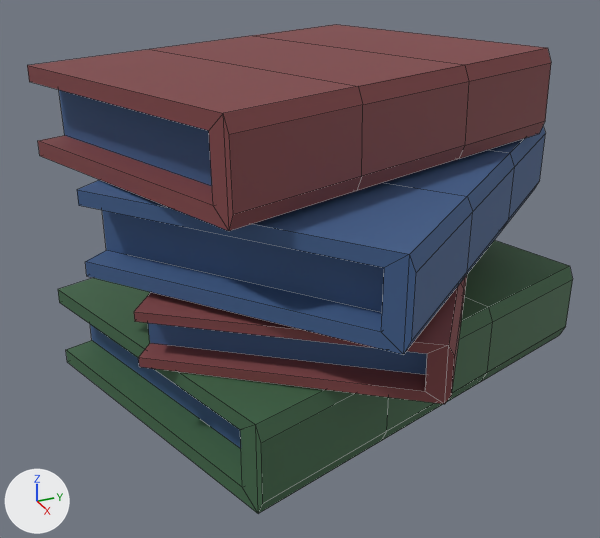
What one commit did to the FBX model Detective_Switch/Assets/Graphics/Statics/BookPile01/BookPile01.fbx.
One viewpoint serves both versions: a 50 mm lens placed at (-2.943, -2.239, 0.358), pointed at (-3.48, -1.997, 0.09). Every picture has the same lights, and +X, +Y and +Z are marked at lower left. Mesh edges are drawn as thin lines. Where no turn or scale is listed for an object, it has been applied to the vertices.

Names of what the first picture shows: 'BookPile01'.
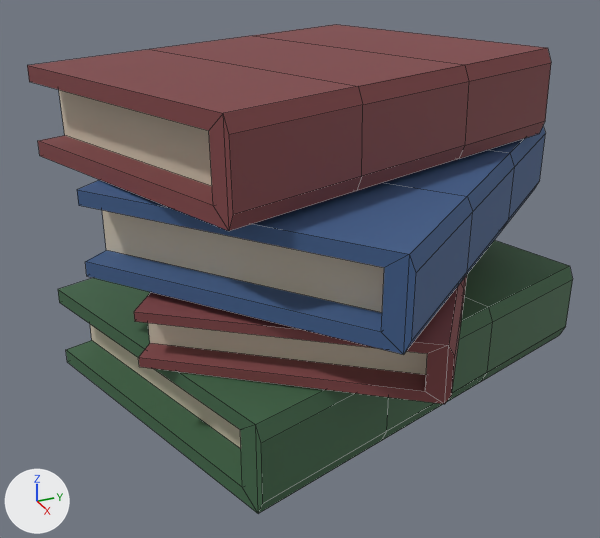
Scene script edits in JSON lines:
```json
{"op": "add", "block": "mat_paper", "code": ["mat_paper = principled_material('Paper')", "mat_paper.base_color = (0.662, 0.581, 0.458)  # light grey #d5c9b4", "mat_paper.roughness = 0.69"]}
{"block": "me_bookcase01_mesh_002", "where": "me_bookcase01_mesh_002.from_pydata(...)  # 128 vertices, 92 faces; spans x -0.172..0.211, y -0.203..0.205, z 0.0..0.251"}
{"block": "me_bookcase01_mesh_002", "where": "# used by ob_bookpile01; location = (-3.503, -1.9671, -0.0003)"}
{"block": "me_bookcase01_mesh_002", "change": "me_bookcase01_mesh_002 part 1: the 1 face centred in x 0.028, y -0.148, z 0.214 switches from mat_blue_m (blue #3f5d8b) to mat_paper (light grey #d4c9b4)"}
{"block": "me_bookcase01_mesh_002", "change": "me_bookcase01_mesh_002 part 2: the 1 face centred in x 0.038, y -0.143, z 0.034 switches from mat_blue_m (blue #3f5d8b) to mat_paper (light grey #d4c9b4)"}
{"block": "me_bookcase01_mesh_002", "change": "me_bookcase01_mesh_002 part 3: the 1 face centred in x 0.098, y -0.107, z 0.148 switches from mat_blue_m (blue #3f5d8b) to mat_paper (light grey #d4c9b4)"}
{"block": "me_bookcase01_mesh_002", "change": "me_bookcase01_mesh_002 part 4: the 1 face centred in x 0.122, y -0.086, z 0.09 switches from mat_blue_m (blue #3f5d8b) to mat_paper (light grey #d4c9b4)"}
{"op": "add", "block": "me_bookcase01_mesh_002", "code": "me_bookcase01_mesh_002.materials.append(mat_paper)  # light grey #d5c9b4"}
```

Changed parts and their boxes [x1, y1, x2, y2] in the pictures (600 x 538 px):
```json
{"part": 1, "of": "me_bookcase01_mesh_002", "change": "recoloured", "before": [59, 90, 212, 186], "after": [59, 90, 212, 186]}
{"part": 2, "of": "me_bookcase01_mesh_002", "change": "recoloured", "before": [90, 324, 241, 448], "after": [90, 324, 241, 448], "on screen": "blue to grey"}
{"part": 3, "of": "me_bookcase01_mesh_002", "change": "recoloured", "before": [102, 210, 384, 313], "after": [102, 210, 384, 313], "on screen": "blue to grey"}
{"part": 4, "of": "me_bookcase01_mesh_002", "change": "recoloured", "before": [148, 323, 427, 375], "after": [148, 323, 427, 375]}
```
